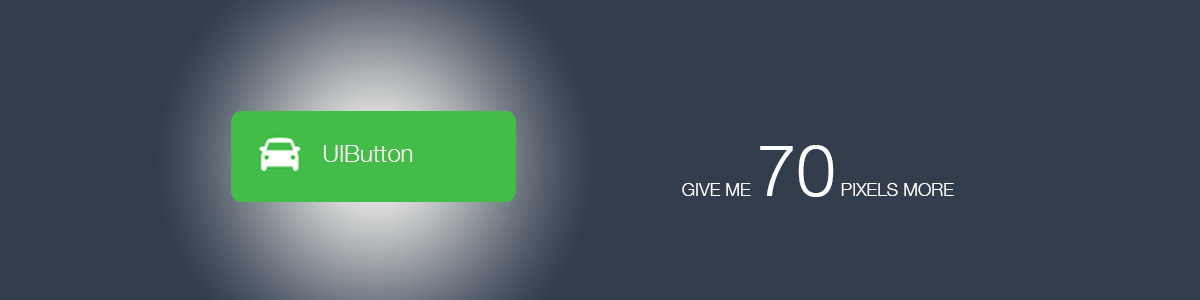
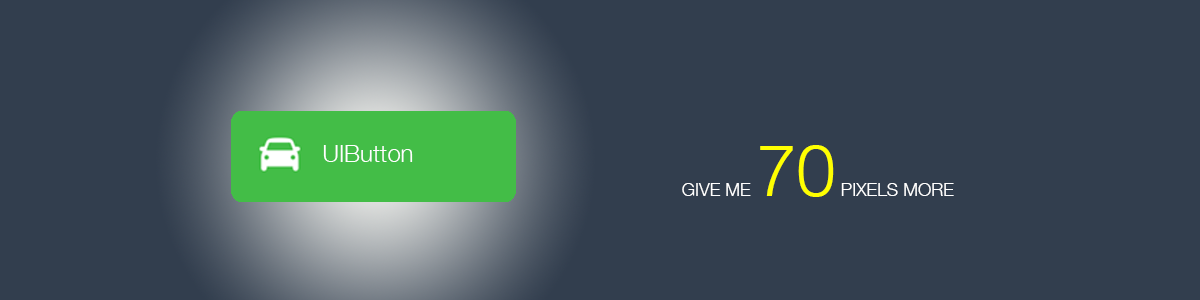
Revision of a layered 1200 x 300 image; what changed, layer by layer:
painted on "GIVE ME 70 PIXELS MORE" over box(760, 145, 834, 197)
